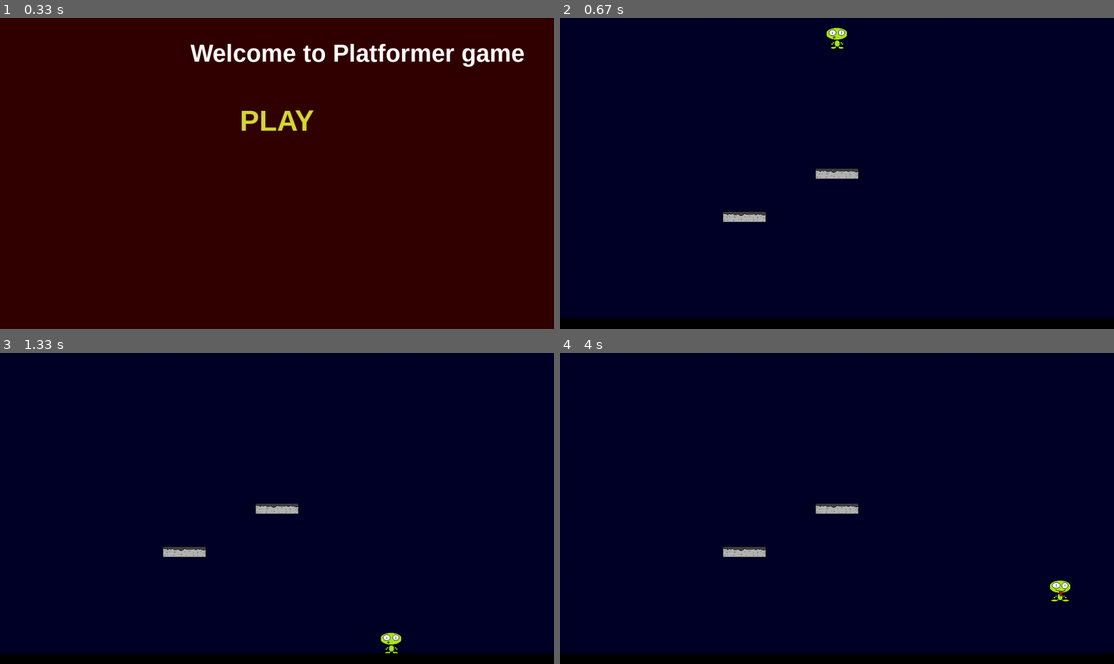
Above: before the commit, frames 1-4 (two rows, left to right).
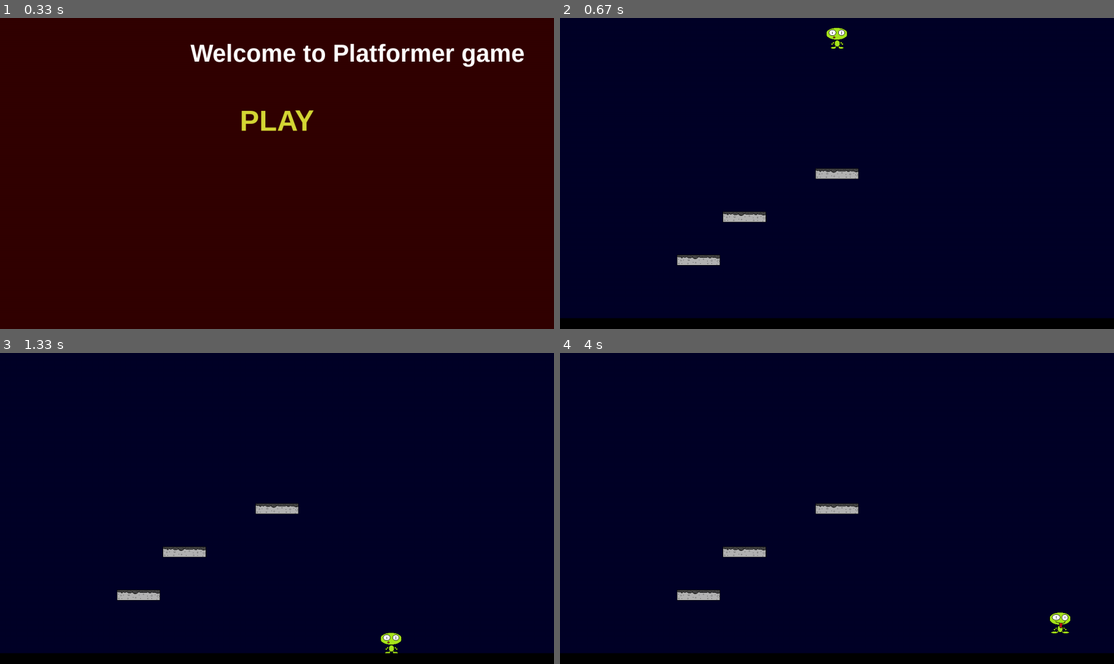
Above: after the commit, the same moments.

Repository: lapatinn/ot-harjoitustyo
Game: pygame game, started from src/main.py
Two runs of this game, one before a commit and one after it. Both use one fixed random seed, a clock stepped at 60 frames per second and the inputs below.
Inputs (mouse positions are in pixels of both pictures, inside the frame that each line leads up to):
- Up to frame 1 (0.33 s): no input
- Up to frame 2 (0.67 s): click "PLAY" at 0.38 s
- Up to frame 3 (1.33 s): hold Space 0.67-1.13 s; hold D 0.67-1.13 s; move the mouse to (254, 520) at 0.7 s; hold D from 1.17 s (still down)
- Up to frame 4 (4 s): release D at 1.63 s; hold D 1.67-2.13 s; hold A 2.17-2.7 s; hold A 2.73-3.13 s; hold D 3.17-3.8 s; tap Space at 3.83 s

Frame 1 is identical in both runs. In frame 2, 0.3% of the frame differs, in the area x 21-29%, y 76-80%; in frame 3, 0.3%; in frame 4, 0.6%, in the area x 21-93%, y 73-91%.

Commit message:
Update jumping mechanism to support short and long jumps. Modify collision detection

Diff:
--- a/src/main.py
+++ b/src/main.py
@@ -20,17 +20,21 @@
 platform1 = Platform(SCREEN_WIDTH//2, SCREEN_HEIGHT//2)
 platform2 = Platform(SCREEN_WIDTH//3,
                      SCREEN_HEIGHT//2 + 100)
+platform3 = Platform(SCREEN_WIDTH//4,
+                     SCREEN_HEIGHT//2 + 200)
 
 all_sprites = pygame.sprite.Group()
 all_sprites.add(player)
 all_sprites.add(floor)
 all_sprites.add(platform1)
 all_sprites.add(platform2)
+all_sprites.add(platform3)
 
 platforms = pygame.sprite.Group()
 platforms.add(floor)
 platforms.add(platform1)
 platforms.add(platform2)
+platforms.add(platform3)
 
 
 def draw_text(text, font, text_color, x, y):
@@ -84,6 +88,9 @@
             if event.type == pygame.KEYDOWN:
                 if event.key == pygame.K_SPACE:
                     player.jump(platforms)
+            if event.type == pygame.KEYUP:
+                if event.key == pygame.K_SPACE:
+                    player.cancel_jump()
 
         pressed_keys = pygame.key.get_pressed()
 
--- a/src/player.py
+++ b/src/player.py
@@ -18,6 +18,7 @@
         self.acc = vec(0, 0)
 
         self.dir = None
+        self.jumping = False
 
     def move(self):
         self.acc = vec(0, 0.5)
@@ -39,13 +40,25 @@
 
     def check_floor_collision(self, group):
         collisions = pygame.sprite.spritecollide(self, group, False)
-        if collisions:
-            self.pos.y = collisions[0].rect.top + 1
-            self.vel.y = 0
-            self.surface = pygame.image.load("src/assets/player.bmp")
+
+        if self.vel.y > 0:
+            if collisions:
+                if self.pos.y < collisions[0].rect.bottom:
+                    self.pos.y = collisions[0].rect.top + 1
+                    self.vel.y = 0
+                    self.jumping = False
+                    self.surface = pygame.image.load("src/assets/player.bmp")
+
+
 
     def jump(self, group):
         collisions = pygame.sprite.spritecollide(self, group, False)
-        if collisions:
+        if collisions and not self.jumping:
+            self.jumping = True
             self.vel.y = -JUMP_FORCE
             self.surface = pygame.image.load("src/assets/player2.bmp")
+
+    def cancel_jump(self):
+        if self.jumping:
+            if self.vel.y < -3:
+                self.vel.y = -3
